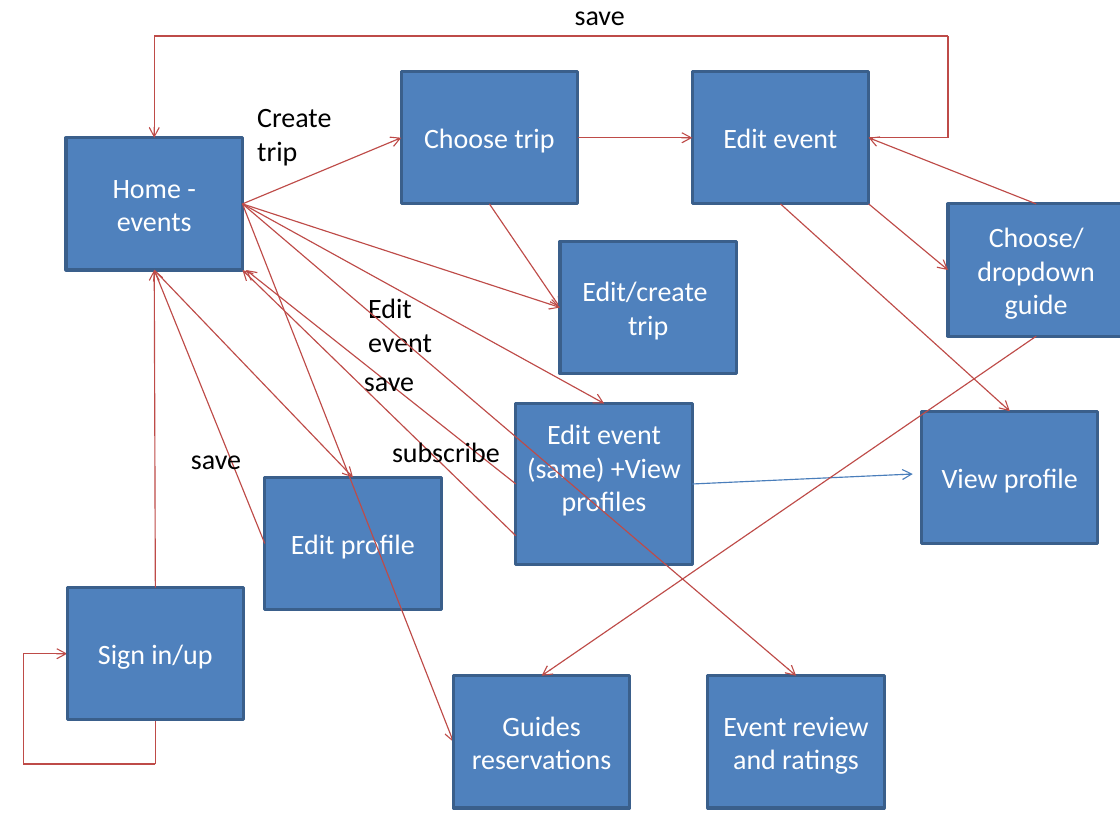
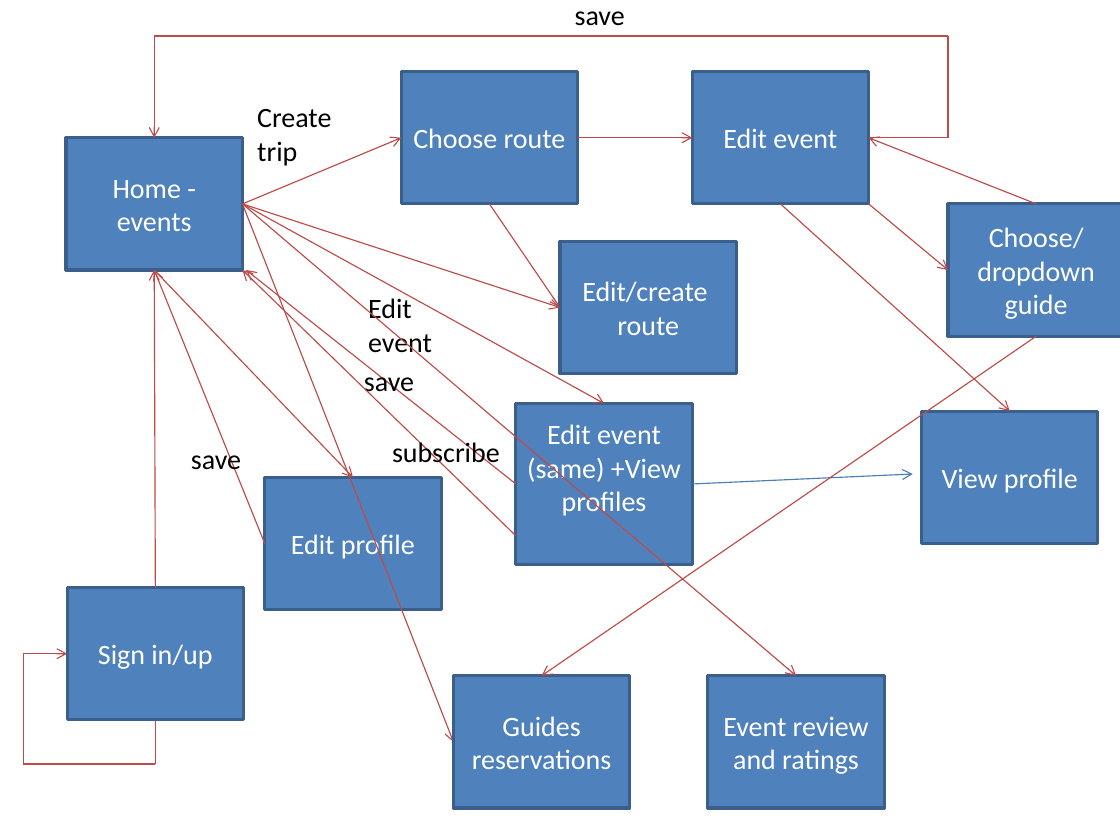
Before and after one commit to keremg/outsurfing, a slide deck: slide 16 of documents/Presentation.pptx. Drawn at 1120x840 pixels with LibreOffice and Linux fonts; fonts in the diff are those of the drawing. Boxes give left, top, right and bottom in pixels: in the first picture for what was removed or moved away, otherwise in the second. Text is boxed around its words. In the diff, an @@ line names an element or a change of style, - is before the commit and + after.

```diff
--- a/documents/Presentation.pptx
+++ b/documents/Presentation.pptx
@@ text in rectangle at bbox=[413, 128, 566, 148]: text changed @@
-Choose trip
+Choose route
@@ text in rectangle at bbox=[582, 281, 707, 335]: text changed @@
-Edit/create trip
+Edit/create route
```
Also in this commit, not shown: 8 other slides changed.
